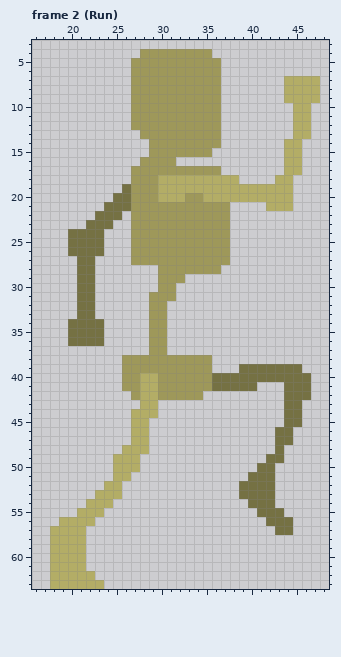
A pixel-art file gets an edit: Workfiles/newCharacter.aseprite. This is how it looked before the edit.
64x64 pixels, 5 frames. Colours within 5 levels of each other are drawn and written as one. Shown: frame 2 (Run): x 16..48, y 3..63. The commit also changed other frames, which this record leaves out.
After:
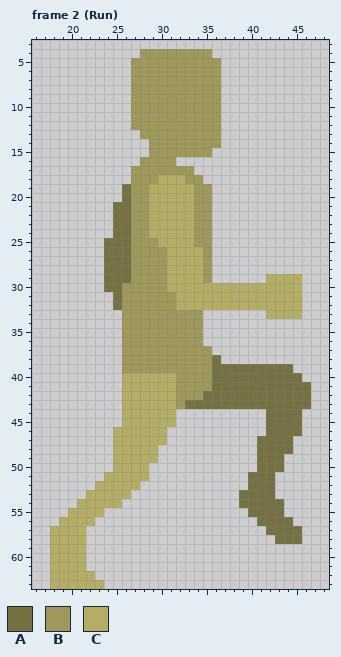
Palette (. is transparent): A #757143  B #9e985a  C #b3ad66
Commit: run animation
The edit:
Frame 2 (Run), layer "newPosition":
y 7..9: x 44..47 CCCC -> ....
y 10..13: x 45..46 CC -> ..
y 14..16: x 44..45 CC -> ..
y 17: x 34..36 BBB -> ...; x 44..45 CC -> ..
y 18: x 33..38 CCCCCC -> BB....; x 43..44 CC -> ..
y 19: x 29 B -> C; x 34..44 CCCCCCCCCCC -> BB.........
y 20: x 25 A -> .; x 29 B -> C; x 33 B -> C; x 35..44 CCCCCCCCCC -> B.........
y 21: x 24 A -> .; x 29..33 BBBBB -> CCCCC; x 36..37 BB -> ..; x 42..44 CCC -> ...
y 22: x 23..24 AA -> ..; x 26 . -> A; x 29..33 BBBBB -> CCCCC; x 36..37 BB -> ..
y 23: x 22..26 AAA.. -> ...AA; x 29..33 BBBBB -> CCCCC; x 36..37 BB -> ..
y 24: x 20..23 AAAA -> ....; x 25..26 .. -> AA; x 29..33 BBBBB -> CCCCC; x 36..37 BB -> ..
y 25: x 20..26 AAAA... -> ....AAA; x 30..33 BBBB -> CCCC; x 36..37 BB -> ..
y 26: x 20..26 AAAA... -> ....AAA; x 31..34 BBBB -> CCCC; x 36..37 BB -> ..
y 27: x 21..22 AA -> ..; x 24..26 ... -> AAA; x 31..34 BBBB -> CCCC; x 36..37 BB -> ..
y 28: x 21..22 AA -> ..; x 24..29 ...... -> AAABBB; x 31..34 BBBB -> CCCC; x 36 B -> .
y 29: x 21..22 AA -> ..; x 24..29 ...... -> AAABBB; x 31..35 BB... -> CCCCB; x 42..45 .... -> CCCC
y 30: x 21..22 AA -> ..; x 24..29 ...... -> AABBBB; x 31..45 B.............. -> CCCCCCCCCCCCCCC
y 31: x 21..22 AA -> ..; x 25..28 .... -> ABBB; x 32..45 .............. -> CCCCCCCCCCCCCC
y 32: x 21..22 AA -> ..; x 25..28 .... -> ABBB; x 31..45 ............... -> BCCCCCCCCCCCCCC
y 33: x 21..22 AA -> ..; x 26..28 ... -> BBB; x 31..34 .... -> BBBB; x 42..45 .... -> CCCC
y 34..36: x 20..23 AAAA -> ....; x 26..28 ... -> BBB; x 31..34 .... -> BBBB
y 37: x 26..28 ... -> BBB; x 31..35 ..... -> BBBBB
y 38: x 36 . -> A
y 39: x 36..38 ... -> AAA; x 45 A -> .
y 40: x 26..27 BB -> CC; x 30..31 BB -> CC; x 46 A -> .
y 41: x 26..27 BB -> CC; x 30..31 BB -> CC; x 41..43 ... -> AAA
y 42: x 26..27 .B -> CC; x 30..31 BB -> CC; x 35..43 ......... -> AAAAAAAAA
y 43: x 26..27 .. -> CC; x 30..43 .............. -> CCBAAAAAAAAAAA; x 46 . -> A
y 44: x 26 . -> C; x 30..31 .. -> CC; x 42..43 .. -> AA
y 45: x 26 . -> C; x 29..31 ... -> CCC; x 42..43 .. -> AA
y 46: x 25..26 .. -> CC; x 29..30 .. -> CC; x 42 . -> A; x 45 . -> A
y 47: x 25..26 .. -> CC; x 29..30 .. -> CC; x 41..42 .. -> AA
y 48: x 25 . -> C; x 29 . -> C; x 41..42 .. -> AA; x 44 . -> A
y 49: x 28..29 .. -> CC; x 41 . -> A
y 50: x 28 . -> C; x 43 . -> A
y 51: x 24 . -> C; x 27..28 .. -> CC
y 52: x 23 . -> C; x 26..27 .. -> CC; x 39 A -> .
y 53: x 22 . -> C; x 26 . -> C
y 54: x 21 . -> C; x 25 . -> C; x 39 . -> A; x 43 . -> A
y 55: x 20 . -> C; x 40 . -> A
y 56: x 41 . -> A
y 57: x 42 . -> A; x 45 . -> A
y 58: x 43..45 ... -> AAA
Boxes around the changes in both pictures, in picture pixels (x1, y1, x2, y2):
changed: (68, 76, 320, 544)
